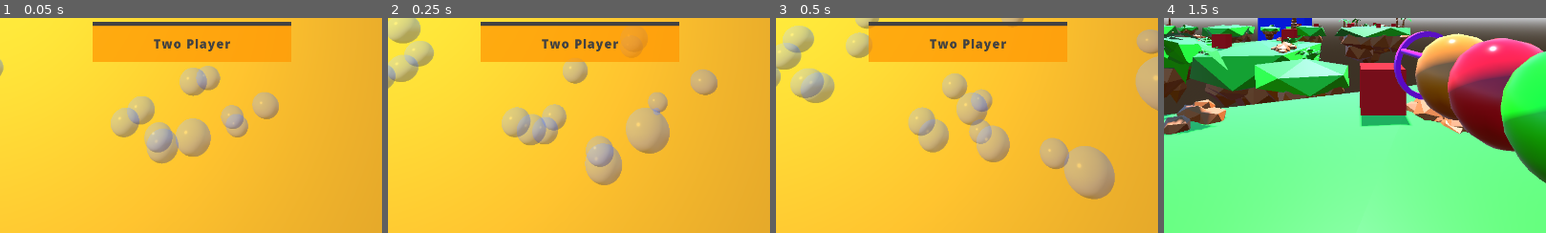
Above: before the commit, frames 1-4 (left to right).
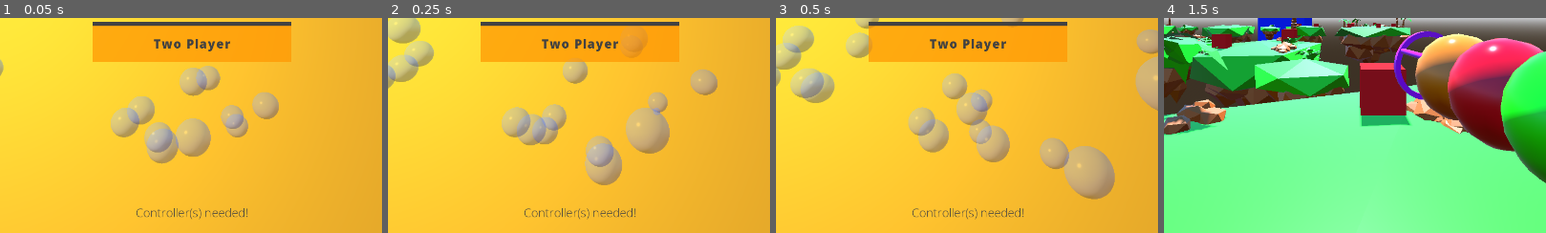
Above: after the commit, the same moments.

Repository: ericsnekbytes/GGJ-2025-Bubble-Forager
Game: Godot game, scene res://main/main.tscn
Same seed, same stepped clock (60 frames per second), same inputs: the game is played once before the commit and once after it.
Inputs:
- Up to frame 1 (0.05 s): no input
- Up to frame 2 (0.25 s): no input
- Up to frame 3 (0.5 s): no input
- Up to frame 4 (1.5 s): click "Single Player" at 0.5 s; tap Enter (ui_accept) at 1.25 s
The pictures show only the part of the screen within x 25-75%, y 50-100%; the shares and areas given below are measured in that part.

The runs differ from the first frame. In frame 1, 0.4% of the frame differs, in the area x 35-65%, y 88-94%; in frame 2, 0.4%; in frame 3, 0.4%; in frame 4, nothing differs.

Commit message:
Add controller note to main screen.

Diff:
--- a/main/main_menu.tscn
+++ b/main/main_menu.tscn
@@ -1,7 +1,8 @@
-[gd_scene load_steps=14 format=3 uid="uid://cs2asjwobllpd"]
+[gd_scene load_steps=15 format=3 uid="uid://cs2asjwobllpd"]
 
 [ext_resource type="FontFile" uid="uid://c2f72s2s2idlj" path="res://art/open_sans/static/OpenSans-ExtraBold.ttf" id="1_6ydpk"]
 [ext_resource type="Script" path="res://main/main_menu.gd" id="1_wid5n"]
+[ext_resource type="FontFile" uid="uid://b6d2w4lj243dh" path="res://art/open_sans/static/OpenSans-Light.ttf" id="3_escpi"]
 
 [sub_resource type="ProceduralSkyMaterial" id="ProceduralSkyMaterial_6b45o"]
 sky_top_color = Color(0.225905, 0.458421, 1, 1)
@@ -155,6 +156,26 @@
 text = "Bubble Forager"
 horizontal_alignment = 1
 
+[node name="ControllerLabel" type="Label" parent="."]
+layout_mode = 1
+anchors_preset = 7
+anchor_left = 0.5
+anchor_top = 1.0
+anchor_right = 0.5
+anchor_bottom = 1.0
+offset_left = -478.5
+offset_top = -156.0
+offset_right = 478.5
+offset_bottom = -24.0
+grow_horizontal = 2
+grow_vertical = 0
+theme_override_colors/font_color = Color(0.258824, 0.258824, 0.258824, 1)
+theme_override_fonts/font = ExtResource("3_escpi")
+theme_override_font_sizes/font_size = 24
+text = "Controller(s) needed!"
+horizontal_alignment = 1
+vertical_alignment = 2
+
 [node name="TextureRect" type="TextureRect" parent="."]
 layout_mode = 0
 offset_right = 40.0
